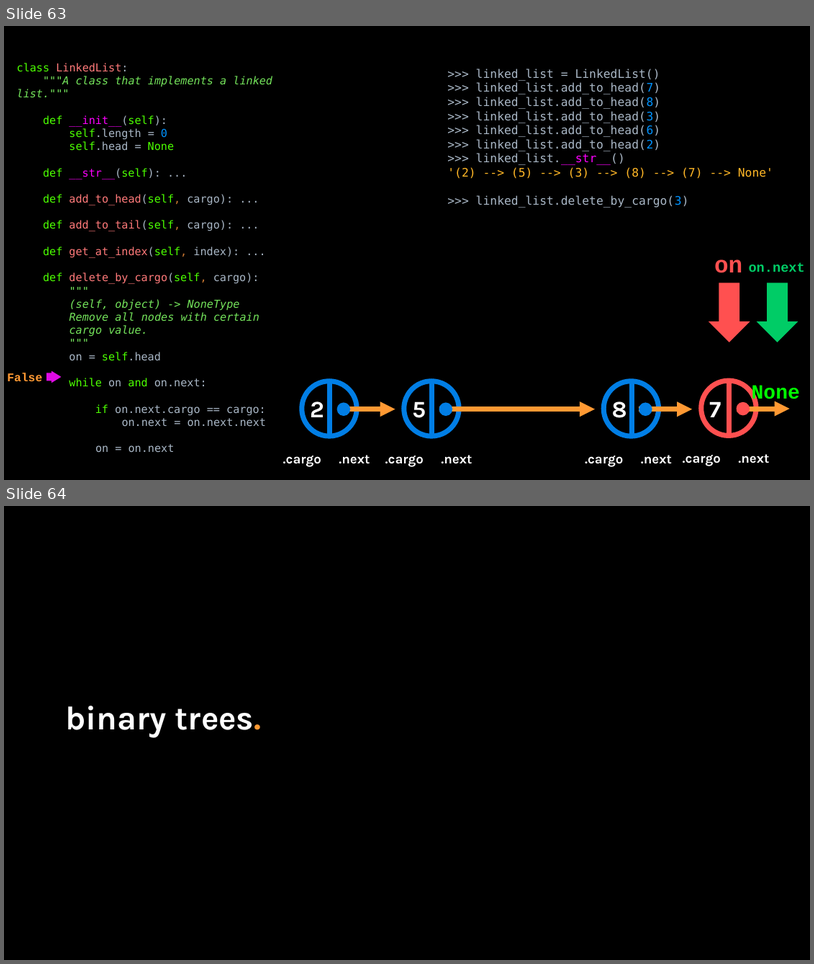
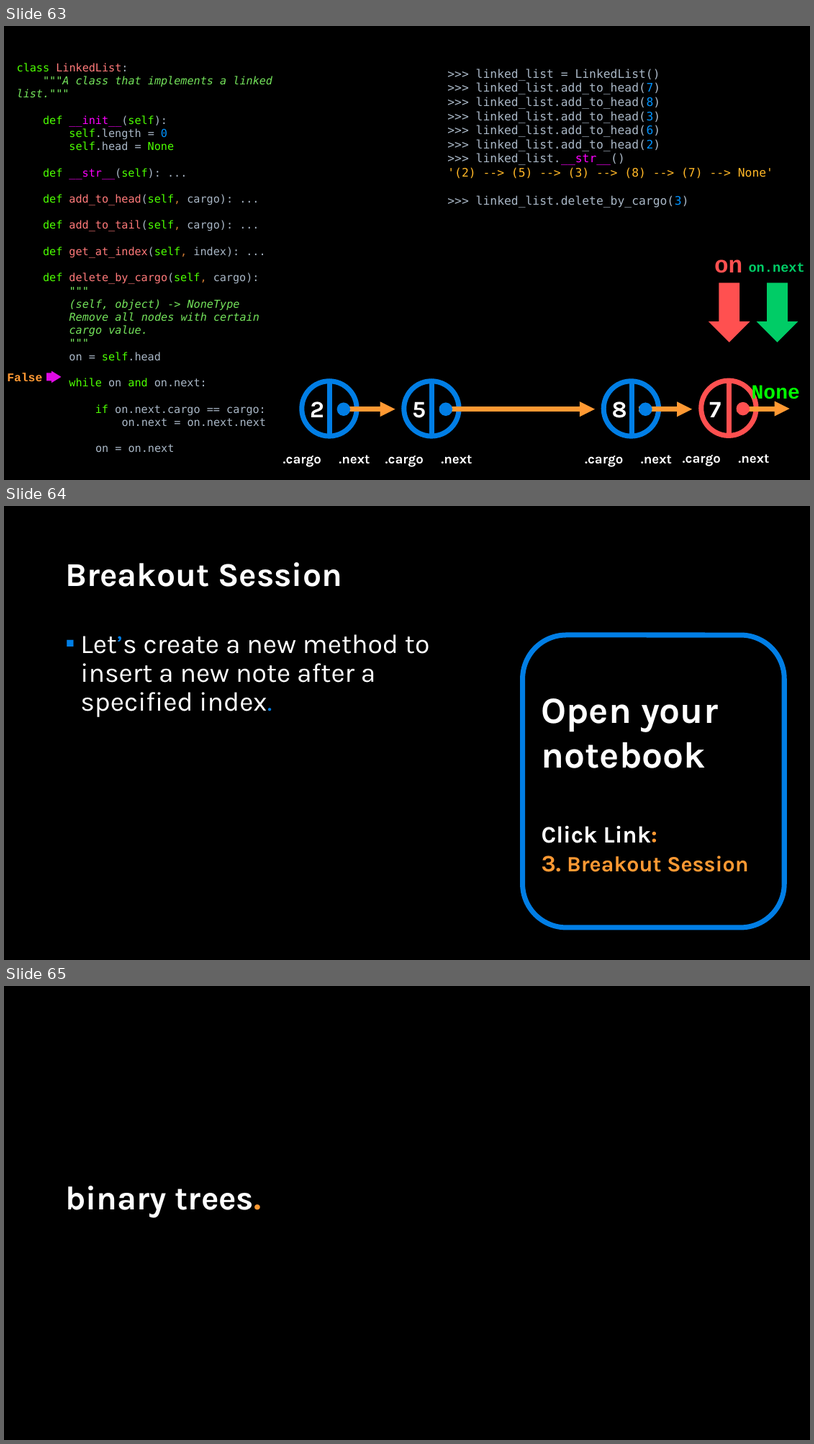
Before and after one commit to APS106/APS106-winter-2022-material, a slide deck: lectures/week12/lecture1/slides/week12_lecture1.pptx. Shown one above the other, each under a label of ours: slides 63 and 64 before the commit, slides 63, 64 and 65 after it. The pictures are 814x964 and 814x1444 pixels, drawn with LibreOffice and Linux fonts; fonts in the diff are those of the drawing; background and template pictures are left out. Boxes give left, top, right and bottom in pixels: in the first picture for what was removed or moved away, otherwise in the second. Text is boxed around its words. In the diff, an @@ line names an element or a change of style, - is before the commit and + after.

```diff
--- a/lectures/week12/lecture1/slides/week12_lecture1.pptx
+++ b/lectures/week12/lecture1/slides/week12_lecture1.pptx
@@ slide 64 added at (4, 506, 810, 960), background picture (left out) @@
@@ title added at (65, 562, 342, 587), 39.6 pt, text #FFFFFF, bold @@
+Breakout Session
@@ text added at (80, 634, 430, 717), 32 pt, text #FFFFFF @@
+▪ Let’s create a new method to insert a new note after a specified index.
@@ rounded rectangle added at (523, 635, 785, 927), outline #017EE5 6 pt, 44 pt, text #FFFFFF, bold @@
+Open your notebook
+Click Link:
+3. Breakout Session
@@ what was slide 64 is now slide 65 @@
```
Also in this commit, not shown: 3 slides changed, 2 other slides added, 4 other files.
